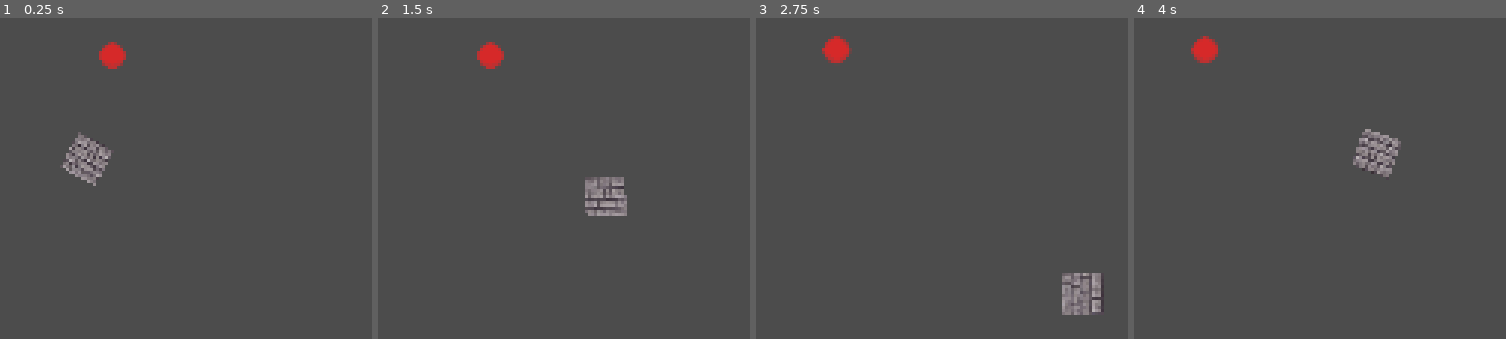
Above: before the commit, frames 1-4 (left to right).
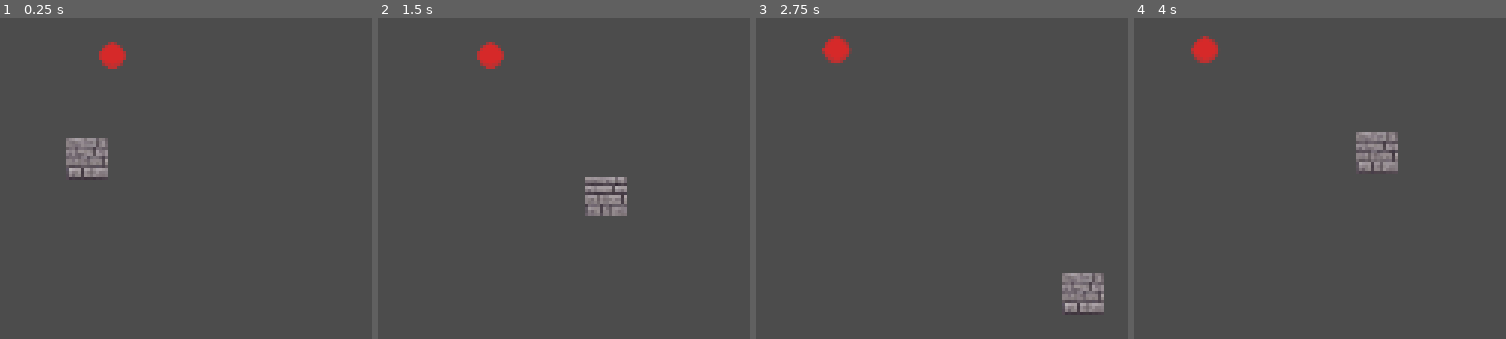
Above: after the commit, the same moments.

Repository: KorossGame/GMTK_Jam
Game: Godot game, scene res://Levels/Level1.tscn
Two runs of this game, one before a commit and one after it. Both use one fixed random seed, a clock stepped at 60 frames per second and the inputs below.
Inputs (mouse positions are in pixels of both pictures, inside the frame that each line leads up to):
- Up to frame 1 (0.25 s): no input
- Up to frame 2 (1.5 s): tap Enter at 0.5 s; move the mouse to (outside the picture) at 0.52 s; hold D (ui_right) 0.53-1.28 s; move the mouse to (outside the picture) at 1.27 s; hold S (ui_down) from 1.28 s (still down)
- Up to frame 3 (2.75 s): move the mouse to (outside the picture) at 2.02 s; release S (ui_down) at 2.03 s; hold D (ui_right) from 2.03 s (still down)
- Up to frame 4 (4 s): move the mouse to (outside the picture) at 2.77 s; release D (ui_right) at 2.78 s; hold W (ui_up) 2.78-3.53 s; move the mouse to (outside the picture) at 3.52 s; hold A (ui_left) from 3.53 s (still down)

The runs differ from the first frame. In frame 1, 1.0% of the frame differs, in the area x 16-30%, y 35-53%; in frame 2, 0.9%; in frame 3, 0.8%; in frame 4, 0.9%.

Commit message:
Random Movement and Next Level triggers added

Diff:
--- a/Levels/Level1.tscn
+++ b/Levels/Level1.tscn
@@ -1,12 +1,37 @@
-[gd_scene load_steps=3 format=2]
+[gd_scene load_steps=5 format=2]
 
 [ext_resource path="res://Prefabs/Bullet.tscn" type="PackedScene" id=1]
 [ext_resource path="res://Prefabs/Player.tscn" type="PackedScene" id=2]
+[ext_resource path="res://Prefabs/GotoNextRoom.tscn" type="PackedScene" id=4]
 
-[node name="World" type="Node2D"]
+[sub_resource type="GDScript" id=1]
+script/source = "extends Node2D
+
+# Declare member variables here. Examples:
+# var a = 2
+# var b = \"text\"
+
+
+# Called when the node enters the scene tree for the first time.
+func _ready():
+	pass # Replace with function body.
+
+
+# Called every frame. 'delta' is the elapsed time since the previous frame.
+#func _process(delta):
+#	pass
+"
+
+[node name="Game" type="Node2D"]
+script = SubResource( 1 )
 
 [node name="Bullet" parent="." instance=ExtResource( 1 )]
 position = Vector2( 193.1, 57.4138 )
 
 [node name="Player" parent="." instance=ExtResource( 2 )]
 position = Vector2( 172.749, 139.938 )
+collision_mask = 14
+
+[node name="NextRoom" parent="." instance=ExtResource( 4 )]
+position = Vector2( 234.5, 177 )
+[connection signal="body_entered" from="NextRoom" to="NextRoom" method="_on_NextRoom_body_entered"]
--- /dev/null
+++ b/Levels/Level2.tscn
@@ -0,0 +1,9 @@
+[gd_scene load_steps=2 format=2]
+
+[ext_resource path="res://Prefabs/Player.tscn" type="PackedScene" id=1]
+
+[node name="World" type="Node2D"]
+position = Vector2( 3.03821, -0.431702 )
+
+[node name="Player" parent="." instance=ExtResource( 1 )]
+position = Vector2( 969.405, -450.99 )
--- /dev/null
+++ b/Prefabs/GotoNextRoom.tscn
@@ -0,0 +1,17 @@
+[gd_scene load_steps=3 format=2]
+
+[ext_resource path="res://Scripts/GotoNextRoom.gd" type="Script" id=1]
+
+[sub_resource type="RectangleShape2D" id=1]
+
+[node name="NextRoom" type="Area2D"]
+position = Vector2( 225.406, 162.803 )
+collision_layer = 4
+script = ExtResource( 1 )
+__meta__ = {
+"_edit_group_": true
+}
+
+[node name="CollisionShape2D" type="CollisionShape2D" parent="."]
+shape = SubResource( 1 )
+[connection signal="body_entered" from="." to="." method="_on_NextScene_body_entered"]
--- /dev/null
+++ b/Prefabs/GotoNextScene.tscn
@@ -0,0 +1,18 @@
+[gd_scene load_steps=3 format=2]
+
+[ext_resource path="res://Scripts/NextScene.gd" type="Script" id=1]
+
+[sub_resource type="RectangleShape2D" id=1]
+
+[node name="NextScene" type="Area2D"]
+position = Vector2( 225.406, 162.803 )
+collision_layer = 2
+script = ExtResource( 1 )
+__meta__ = {
+"_edit_group_": true
+}
+worldScene = "res://Levels/Level2.tscn"
+
+[node name="CollisionShape2D" type="CollisionShape2D" parent="."]
+shape = SubResource( 1 )
+[connection signal="body_entered" from="." to="." method="_on_NextScene_body_entered"]
--- a/Scripts/Bullet.gd
+++ b/Scripts/Bullet.gd
@@ -1,7 +1,7 @@
 extends RigidBody2D
 
 func _physics_process(delta):
-	print(linear_velocity);
+	pass
 
 func _on_Bullet_body_entered(body):
 	if (body.is_in_group("player")):
--- /dev/null
+++ b/Scripts/GotoNextRoom.gd
@@ -0,0 +1,4 @@
+extends Area2D
+
+func _on_NextRoom_body_entered(body):
+	get_node("../Player").newMovement();
--- /dev/null
+++ b/Scripts/NextScene.gd
@@ -0,0 +1,6 @@
+extends Area2D
+
+export (String, FILE) var worldScene;
+
+func _on_NextScene_body_entered(body):
+	get_tree().change_scene(worldScene);
--- a/Scripts/Player.gd
+++ b/Scripts/Player.gd
@@ -3,12 +3,24 @@
 #Objects
 var bullet = preload("res://Prefabs/Bullet.tscn");
 
+#Movement
 export var speed = 150;
 var direction = Vector2();
 
-#Movement function (called every physics frame)
+#Movement binds
+var actions=["ui_left", "ui_up", "ui_down", "ui_right"];
+var events=[KEY_A, KEY_W, KEY_S, KEY_D];
+var rng = RandomNumberGenerator.new();
+
+#Fire
+export var bullet_speed = 250;
+var fire_rate = 0.2;
+var can_fire = true;
+
+func _init():
+	restoreMovement();
+
 func _physics_process(delta):
-
 	#Horizontal
 	if Input.is_action_pressed("ui_right"):
 		direction.x = 1;
@@ -26,14 +38,43 @@
 	#Move
 	move_and_slide(direction * speed);
 
-export var bullet_speed = 250;
-var fire_rate = 0.2;
-var can_fire = true;
+func restoreMovement():
+	resetActions();
+	#Aplly normal movement
+	for i in len(events):
+		var newEvent = InputEventKey.new()
+		newEvent.scancode = events[i]
+		InputMap.action_add_event(actions[i], newEvent);
+
+func newMovement():
+	var usedActions=[];
+	resetActions();
+
+	for event in events:
+		var newEvent = InputEventKey.new()
+		newEvent.scancode = event
+		var allSet = false;
+
+		while (!allSet):
+			randomize();
+			var my_random_number = rng.randi_range(0,3);
+
+			if usedActions.has(my_random_number):
+				pass
+			else:
+				usedActions.append(my_random_number);
+				allSet=!allSet;
+				InputMap.action_add_event(actions[my_random_number], newEvent);
+
+func resetActions():
+	#Delete movement binds if such exists
+	for action in actions:
+		InputMap.erase_action(action);
+	#Add new binds
+	for action in actions:
+		InputMap.add_action(action);
 
 func _process(delta):
-	#Looking at mouse possition (called every frame)
-	look_at(get_global_mouse_position());
-
 	#Check if player hits fire button
 	if (Input.is_action_pressed("fire") && can_fire):
 		#Create instance
--- a/project.godot
+++ b/project.godot
@@ -23,8 +23,6 @@
 
 window/size/width=1920
 window/size/height=1080
-window/size/borderless=true
-window/size/fullscreen=true
 window/stretch/mode="2d"
 
 [gdnative]
@@ -33,31 +31,65 @@
 
 [input]
 
+ui_accept={
+"deadzone": 0.5,
+"events": [ Object(InputEventKey,"resource_local_to_scene":false,"resource_name":"","device":0,"alt":false,"shift":false,"control":false,"meta":false,"command":false,"pressed":false,"scancode":16777221,"unicode":0,"echo":false,"script":null)
+, Object(InputEventKey,"resource_local_to_scene":false,"resource_name":"","device":0,"alt":false,"shift":false,"control":false,"meta":false,"command":false,"pressed":false,"scancode":16777222,"unicode":0,"echo":false,"script":null)
+, Object(InputEventKey,"resource_local_to_scene":false,"resource_name":"","device":0,"alt":false,"shift":false,"control":false,"meta":false,"command":false,"pressed":false,"scancode":32,"unicode":0,"echo":false,"script":null)
+ ]
+}
+ui_select={
+"deadzone": 0.5,
+"events": [ Object(InputEventKey,"resource_local_to_scene":false,"resource_name":"","device":0,"alt":false,"shift":false,"control":false,"meta":false,"command":false,"pressed":false,"scancode":32,"unicode":0,"echo":false,"script":null)
+ ]
+}
+ui_cancel={
+"deadzone": 0.5,
+"events": [ Object(InputEventKey,"resource_local_to_scene":false,"resource_name":"","device":0,"alt":false,"shift":false,"control":false,"meta":false,"command":false,"pressed":false,"scancode":16777217,"unicode":0,"echo":false,"script":null)
+ ]
+}
 ui_left={
 "deadzone": 0.5,
 "events": [ Object(InputEventKey,"resource_local_to_scene":false,"resource_name":"","device":0,"alt":false,"shift":false,"control":false,"meta":false,"command":false,"pressed":false,"scancode":16777231,"unicode":0,"echo":false,"script":null)
-, Object(InputEventJoypadButton,"resource_local_to_scene":false,"resource_name":"","device":0,"button_index":14,"pressure":0.0,"pressed":false,"script":null)
-, Object(InputEventKey,"resource_local_to_scene":false,"resource_name":"","device":0,"alt":false,"shift":false,"control":false,"meta":false,"command":false,"pressed":false,"scancode":65,"unicode":0,"echo":false,"script":null)
  ]
 }
 ui_right={
 "deadzone": 0.5,
 "events": [ Object(InputEventKey,"resource_local_to_scene":false,"resource_name":"","device":0,"alt":false,"shift":false,"control":false,"meta":false,"command":false,"pressed":false,"scancode":16777233,"unicode":0,"echo":false,"script":null)
-, Object(InputEventJoypadButton,"resource_local_to_scene":false,"resource_name":"","device":0,"button_index":15,"pressure":0.0,"pressed":false,"script":null)
-, Object(InputEventKey,"resource_local_to_scene":false,"resource_name":"","device":0,"alt":false,"shift":false,"control":false,"meta":false,"command":false,"pressed":false,"scancode":68,"unicode":0,"echo":false,"script":null)
  ]
 }
 ui_up={
 "deadzone": 0.5,
 "events": [ Object(InputEventKey,"resource_local_to_scene":false,"resource_name":"","device":0,"alt":false,"shift":false,"control":false,"meta":false,"command":false,"pressed":false,"scancode":16777232,"unicode":0,"echo":false,"script":null)
-, Object(InputEventJoypadButton,"resource_local_to_scene":false,"resource_name":"","device":0,"button_index":12,"pressure":0.0,"pressed":false,"script":null)
-, Object(InputEventKey,"resource_local_to_scene":false,"resource_name":"","device":0,"alt":false,"shift":false,"control":false,"meta":false,"command":false,"pressed":false,"scancode":87,"unicode":0,"echo":false,"script":null)
  ]
 }
 ui_down={
 "deadzone": 0.5,
 "events": [ Object(InputEventKey,"resource_local_to_scene":false,"resource_name":"","device":0,"alt":false,"shift":false,"control":false,"meta":false,"command":false,"pressed":false,"scancode":16777234,"unicode":0,"echo":false,"script":null)
-, Object(InputEventJoypadButton,"resource_local_to_scene":false,"resource_name":"","device":0,"button_index":13,"pressure":0.0,"pressed":false,"script":null)
-, Object(InputEventKey,"resource_local_to_scene":false,"resource_name":"","device":0,"alt":false,"shift":false,"control":false,"meta":false,"command":false,"pressed":false,"scancode":83,"unicode":0,"echo":false,"script":null)
  ]
 }
+ui_page_up={
+"deadzone": 0.5,
+"events": [  ]
+}
+ui_page_down={
+"deadzone": 0.5,
+"events": [  ]
+}
+ui_home={
+"deadzone": 0.5,
+"events": [  ]
+}
+ui_end={
+"deadzone": 0.5,
+"events": [  ]
+}
+
+[layer_names]
+
+2d_physics/layer_1="Hero"
+2d_physics/layer_2="NextLevel"
+2d_physics/layer_3="NextRoom"
+2d_physics/layer_4="Enemy"
+2d_physics/layer_5="Environment"
+2d_physics/layer_6="PowerUP"
Not shown: 2 places in Prefabs/Bullet.tscn that only renumber resources
